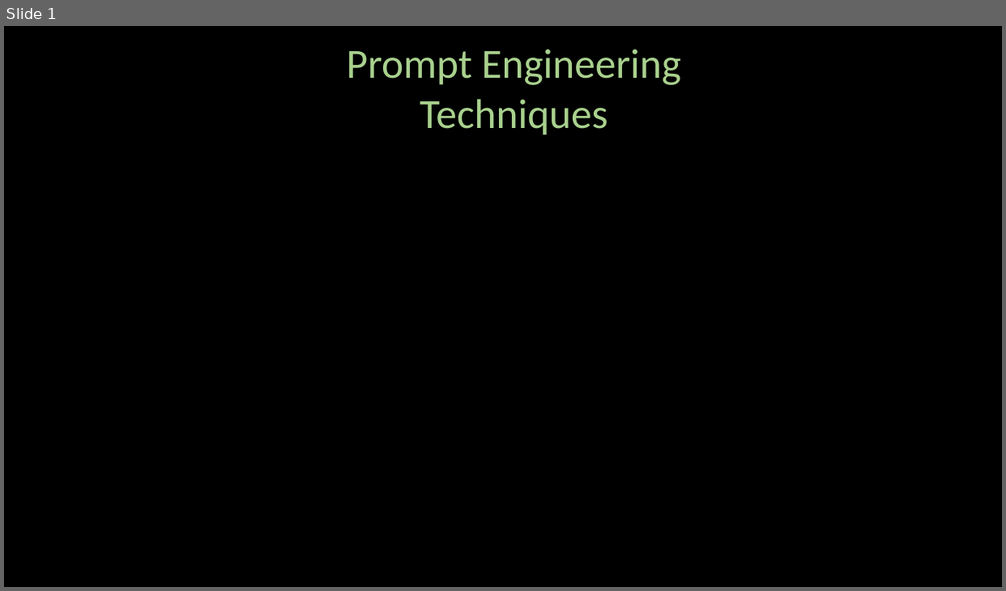
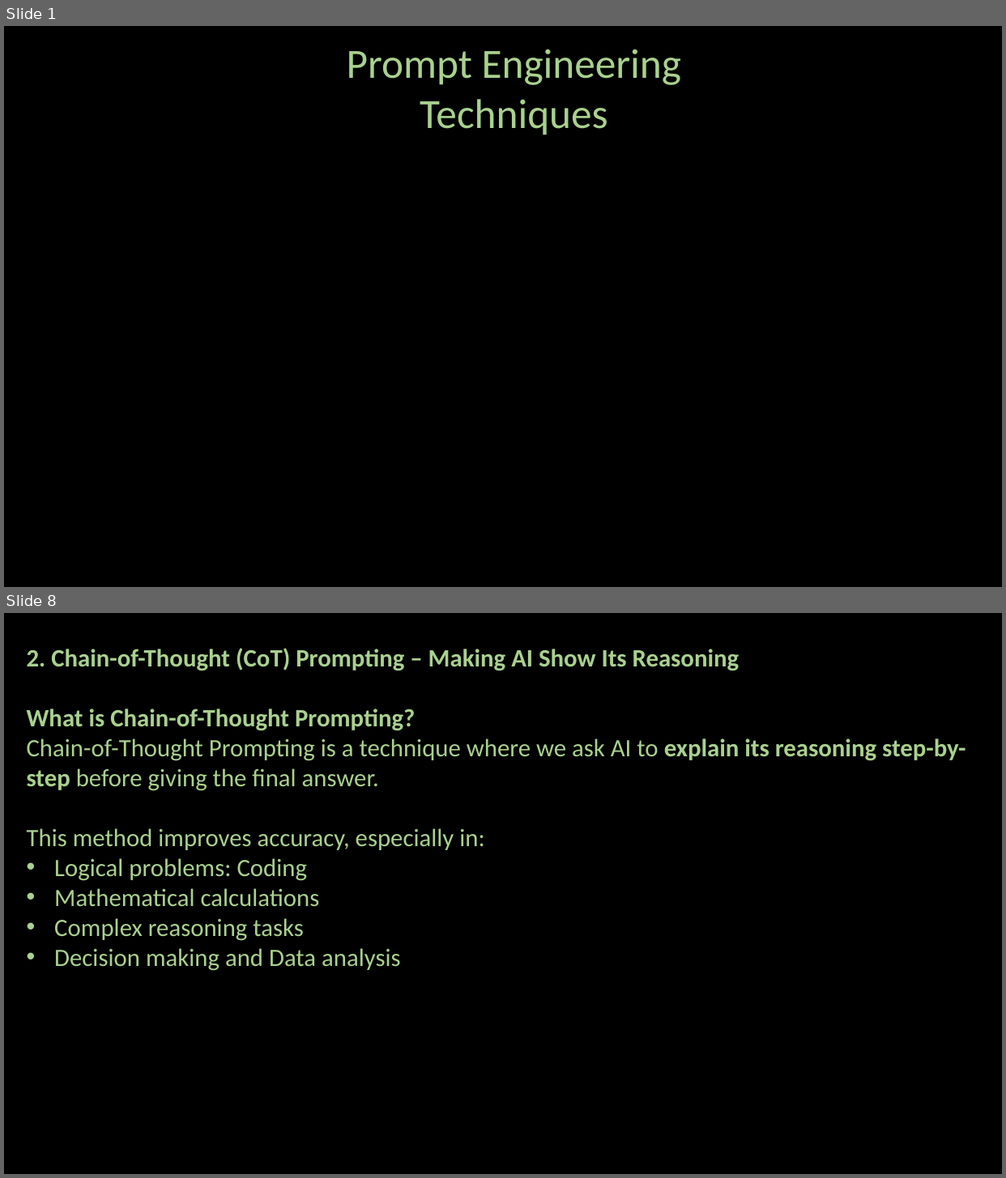
Before and after one commit to ash322ash422/youtube, a slide deck: prompt_engineering/pe-2-techniques.pptx. Shown one above the other, each under a label of ours: slide 1 before the commit, slides 1 and 8 after it; the slides between them are not shown. The pictures are 1006x591 and 1006x1178 pixels, drawn with LibreOffice and Linux fonts; fonts in the diff are those of the drawing; background and template pictures are left out. Boxes give left, top, right and bottom in pixels: in the first picture for what was removed or moved away, otherwise in the second. Text is boxed around its words. In the diff, an @@ line names an element or a change of style, - is before the commit and + after.

```diff
--- a/prompt_engineering/pe-2-techniques.pptx
+++ b/prompt_engineering/pe-2-techniques.pptx
@@ slide 8 added at box(4, 613, 1002, 1174), background #000000 @@
@@ text added at box(27, 648, 966, 971), 24 pt, text #A9D18E @@
+2. Chain-of-Thought (CoT) Prompting – Making AI Show Its Reasoning
+What is Chain-of-Thought Prompting?
+Chain-of-Thought Prompting is a technique where we ask AI to explain its reasoning step-by-step before giving the final answer.
+This method improves accuracy, especially in:
+• Logical problems: Coding
+• Mathematical calculations
+• Complex reasoning tasks
+• Decision making and Data analysis
```
Also in this commit, not shown: 19 other slides added, 1 slide removed, 12 other files.
